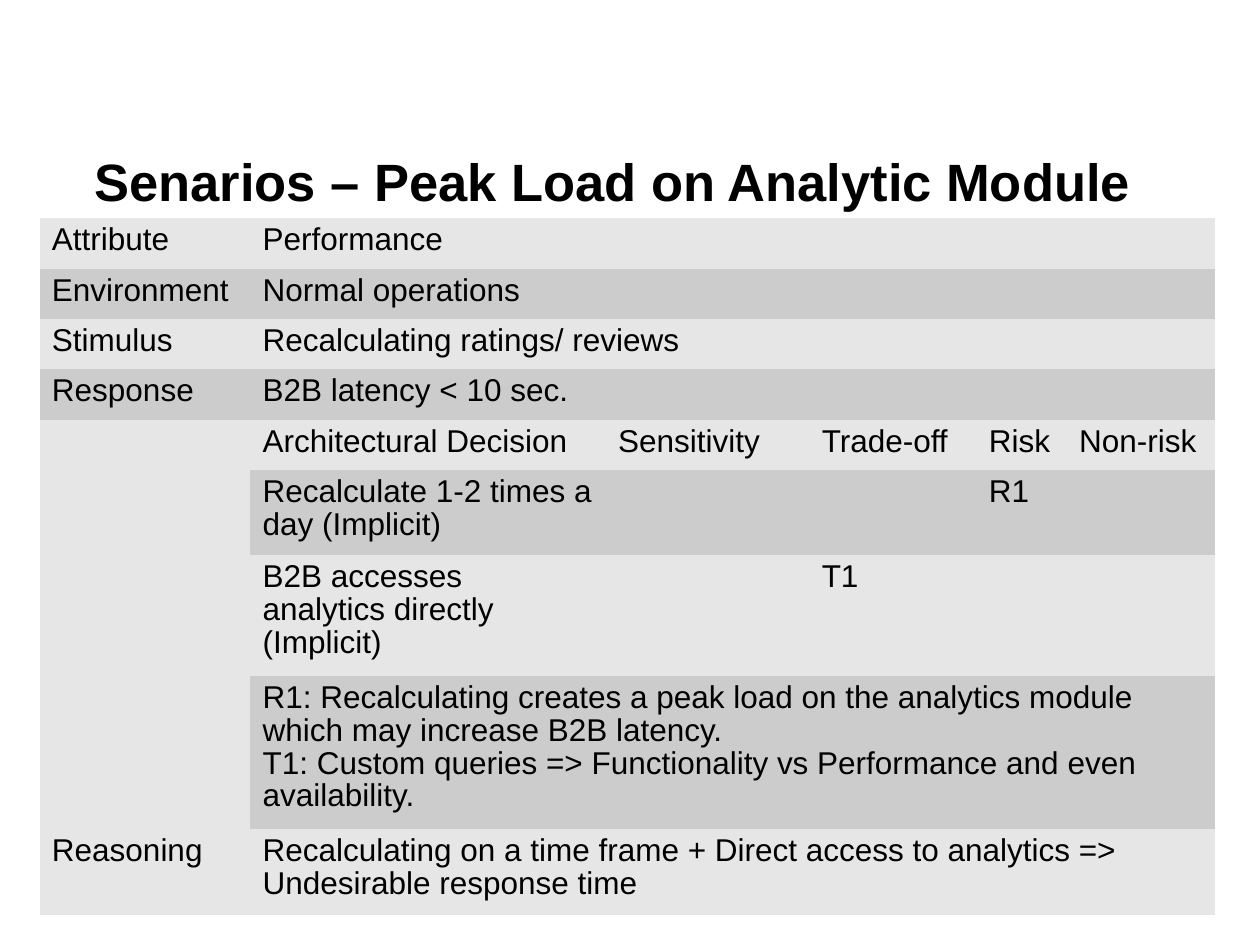
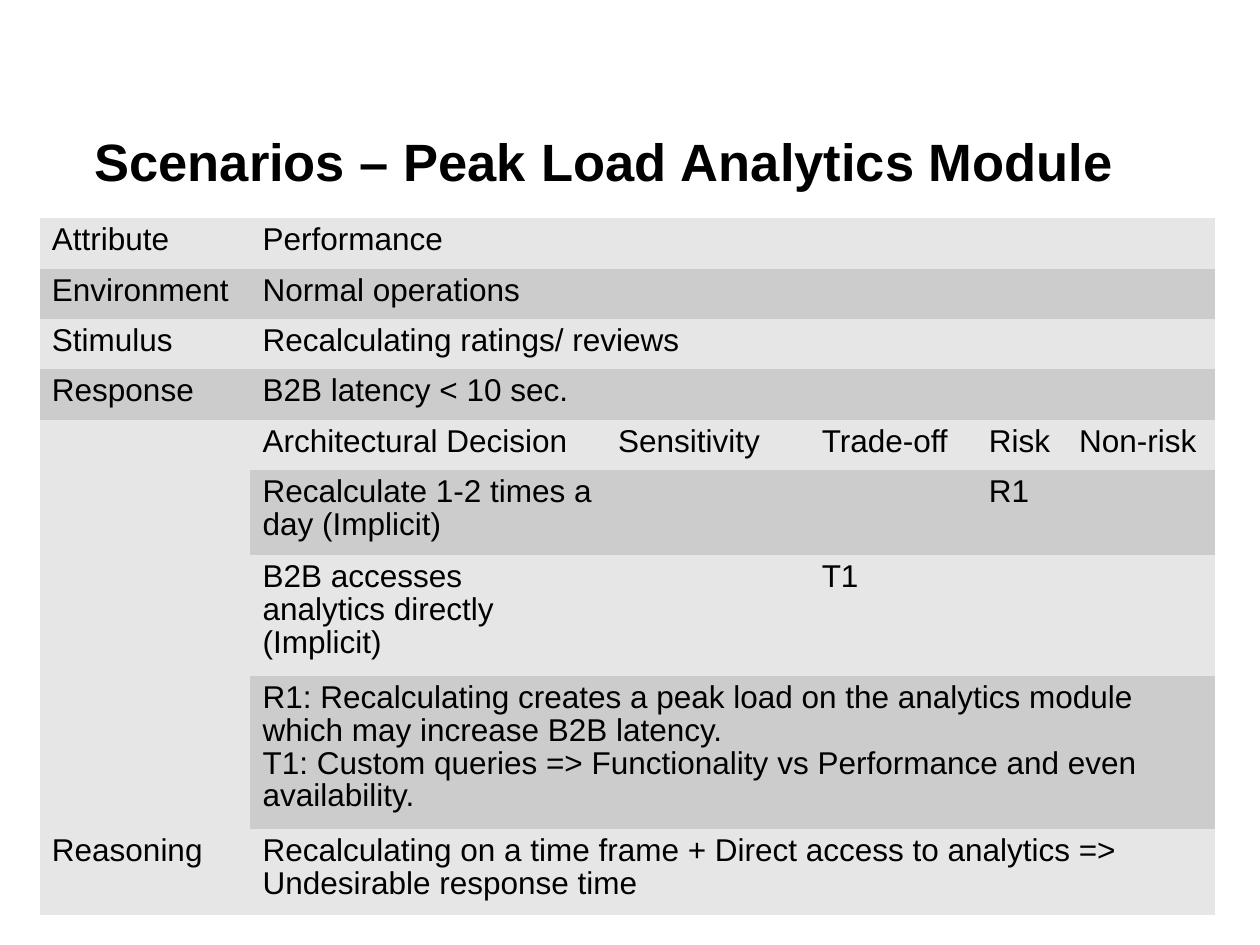
Before and after one commit to CindyBerghuizen/BallOfMud, a slide deck: slide 8 of Assignment 3/SoftwareArchtectureWeek6Presentation.odp. Drawn at 1260x945 pixels with LibreOffice and Linux fonts; fonts in the diff are those of the drawing; background and template pictures are left out. Boxes give left, top, right and bottom in pixels: in the first picture for what was removed or moved away, otherwise in the second. Text is boxed around its words. In the diff, an @@ line names an element or a change of style, - is before the commit and + after.

Commit message:
Checked spelling, added slide, fixed some layout.

```diff
--- a/Assignment 3/SoftwareArchtectureWeek6Presentation.odp
+++ b/Assignment 3/SoftwareArchtectureWeek6Presentation.odp
@@ text at (x1=94, y1=143, x2=1112, y2=192): text changed @@
-Senarios – Peak Load on Analytic Module
+Scenarios – Peak Load Analytics Module
```
Also in this commit, not shown: 6 other slides changed, 1 slide added, 1 slide removed.
